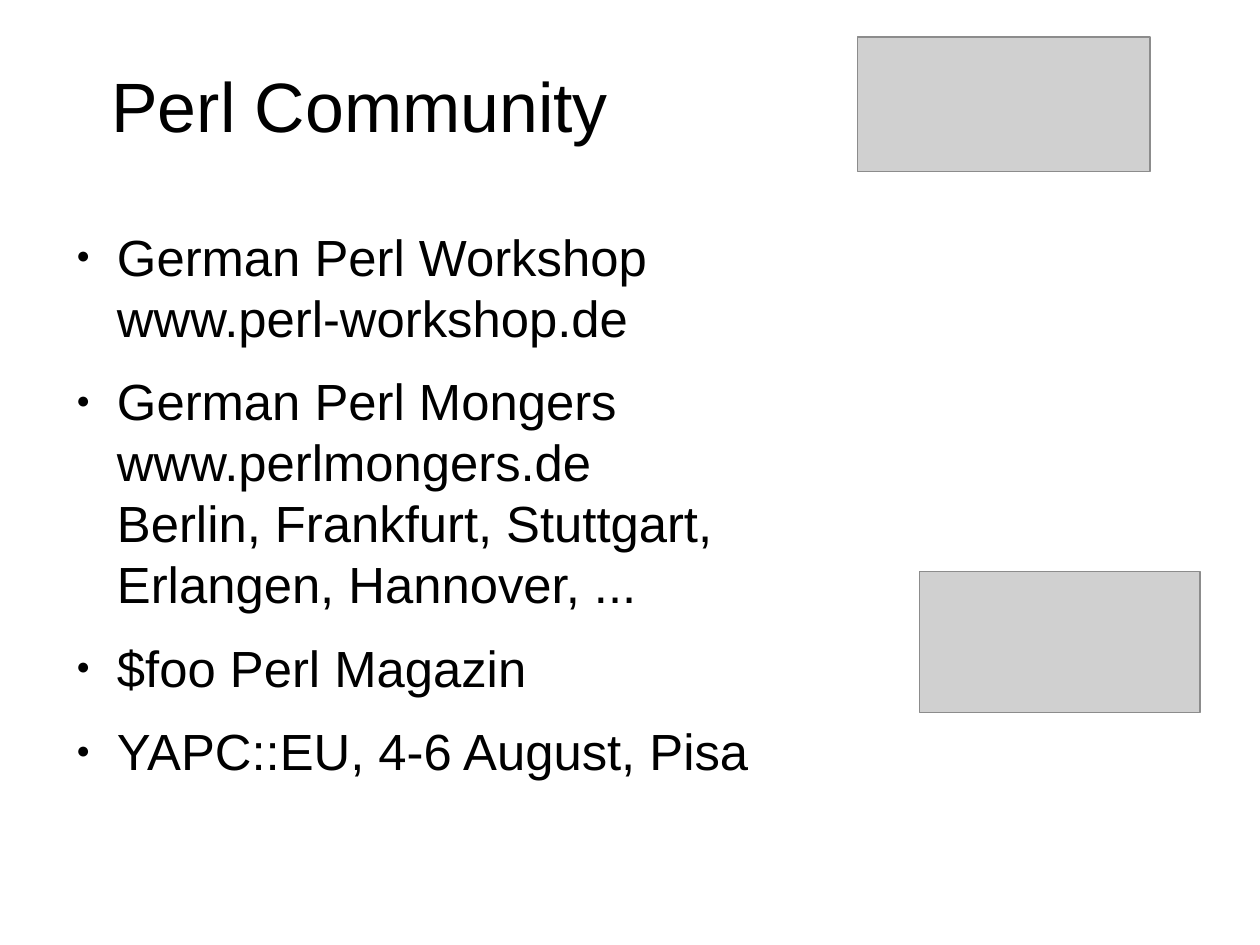
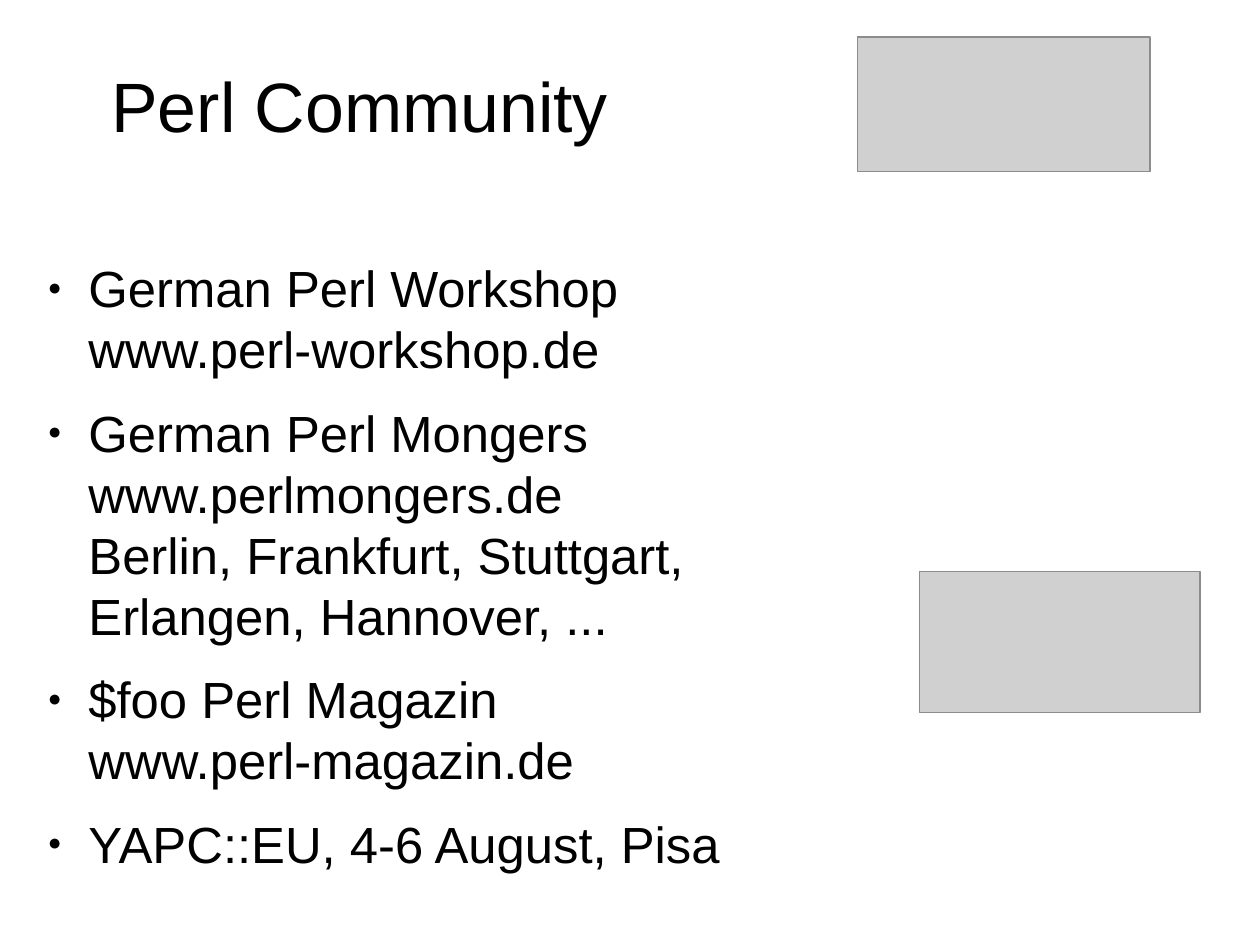
Before and after one commit to szabgab/perl-promotion, a slide deck: slide 3 of src/LinuxTag_2010_Perl_FastForward.odp. Drawn at 1260x945 pixels with LibreOffice and Linux fonts; fonts in the diff are those of the drawing; grey boxes stand for pictures. Boxes give left, top, right and bottom in pixels: in the first picture for what was removed or moved away, otherwise in the second. Text is boxed around its words. In the diff, an @@ line names an element or a change of style, - is before the commit and + after.

```diff
--- a/src/LinuxTag_2010_Perl_FastForward.odp
+++ b/src/LinuxTag_2010_Perl_FastForward.odp
@@ text "German Perl Workshop www.perl-workshop.de": place and size @@
-text "German Perl Workshop www.perl-workshop.de" at [117,239,748,781]
+text "German Perl Workshop www.perl-workshop.de" at [88,270,720,873]
@@ text at [88,680,574,790]: text changed @@
-● $foo Perl Magazin
+● $foo Perl Magazin www.perl-magazin.de
```
Also in this commit, not shown: 2 other slides changed.
